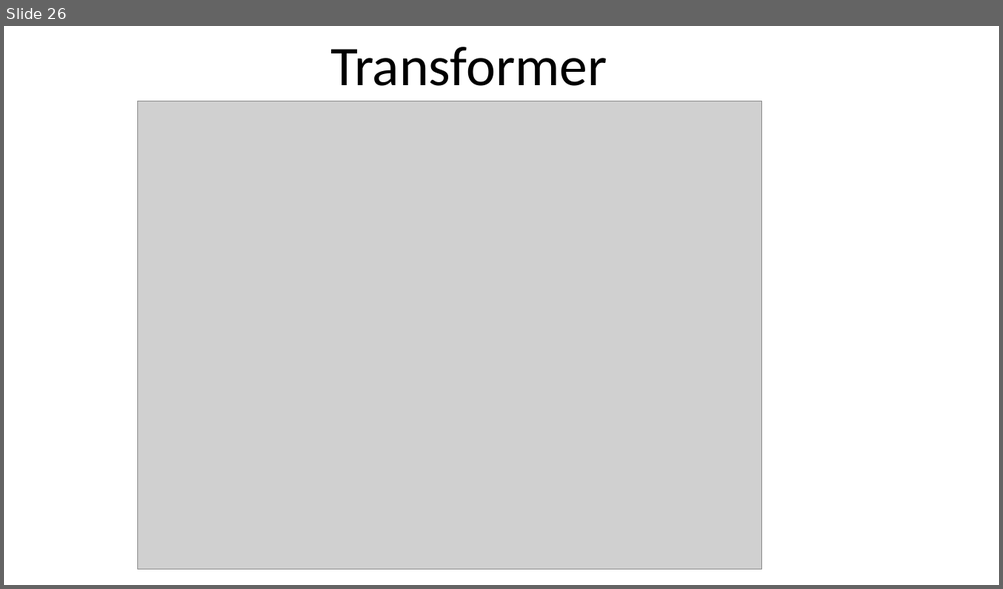
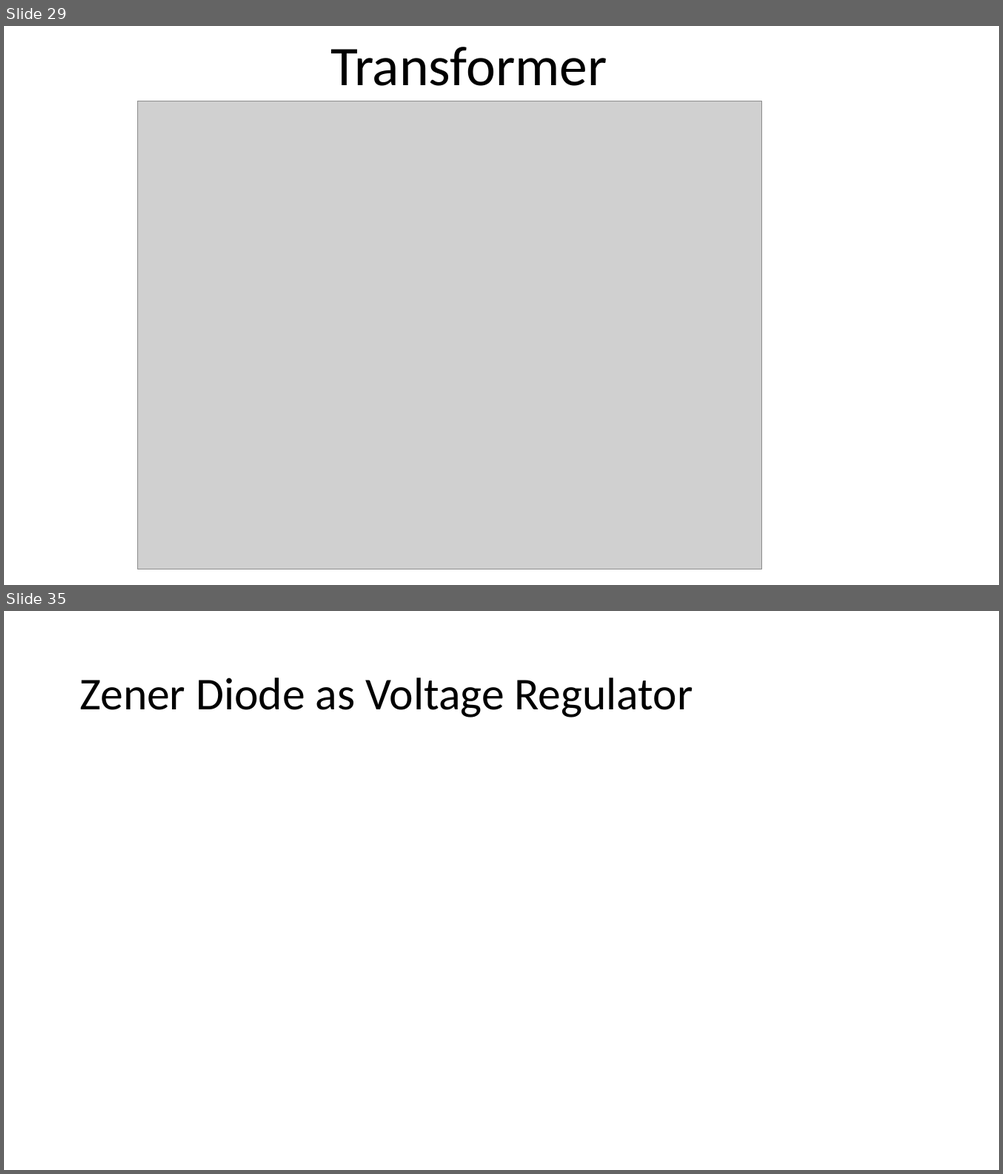
Before and after one commit to infocelab/embedded-projects, a slide deck: Documents/projects for schools.pptx. Shown one above the other, each under a label of ours: slide 26 before the commit, slides 29 and 35 after it; the slides between them are not shown. The pictures are 1003x589 and 1003x1174 pixels, drawn with LibreOffice and Linux fonts; fonts in the diff are those of the drawing; grey boxes stand for pictures. Boxes give left, top, right and bottom in pixels: in the first picture for what was removed or moved away, otherwise in the second. Text is boxed around its words. In the diff, an @@ line names an element or a change of style, - is before the commit and + after.

```diff
--- a/Documents/projects for schools.pptx
+++ b/Documents/projects for schools.pptx
@@ slide 35 added at (4, 611, 999, 1170), background #FFFFFF @@
@@ title added at (79, 678, 693, 718), 44 pt, text #000000 @@
+Zener Diode as Voltage Regulator
@@ what was slide 26 is now slide 29 @@
```
Also in this commit, not shown: 3 slides changed, 18 other slides added, 2 slides removed.
